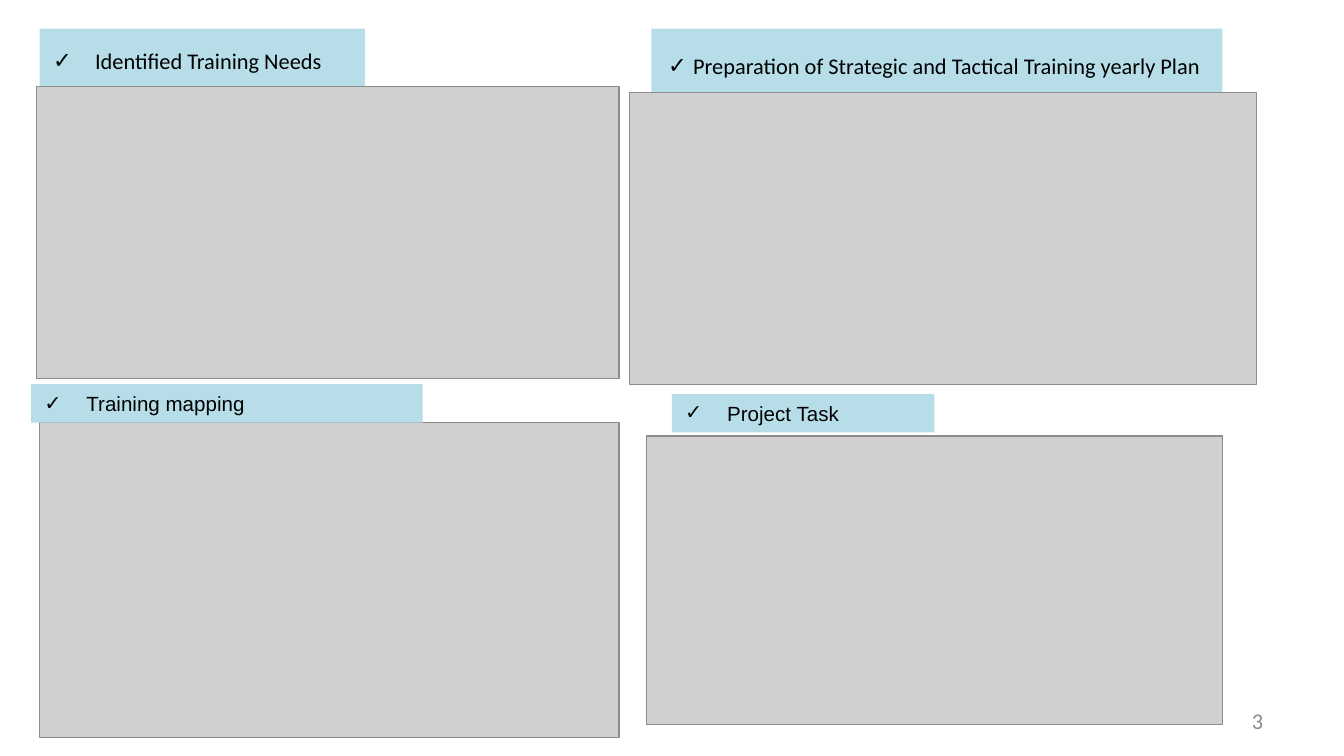
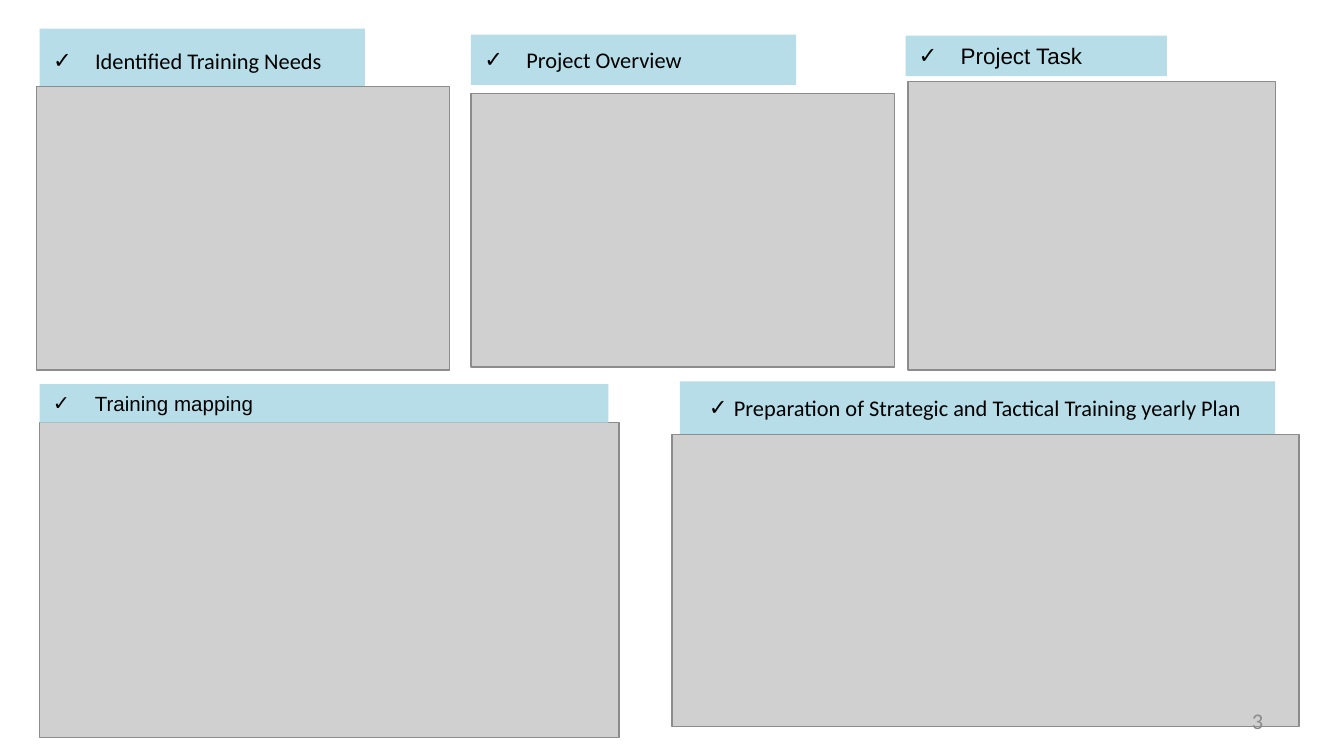
Before and after one commit to JalajMathur/PEG_2022, a slide deck: slide 3 of Show & Tell/OT-PPT.pptx. Drawn at 1344x756 pixels with LibreOffice and Linux fonts; fonts in the diff are those of the drawing; grey boxes stand for pictures; background and template pictures are left out. Boxes give left, top, right and bottom in pixels: in the first picture for what was removed or moved away, otherwise in the second. Text is boxed around its words. In the diff, an @@ line names an element or a change of style, - is before the commit and + after.

Commit message:
PPTs pdf files added.

```diff
--- a/Show & Tell/OT-PPT.pptx
+++ b/Show & Tell/OT-PPT.pptx
@@ rectangle added at [470, 35, 796, 85], fill #B7DEE8, 12 pt, text #000000 @@
+✓ Project Overview
@@ rectangle "Project Task": place and size @@
-rectangle "Project Task" at [672, 394, 934, 433]
+rectangle "Project Task" at [906, 35, 1168, 75]
@@ rectangle "Project Task" at [906, 35, 1168, 75]: size 11 to 12 pt @@
@@ picture: place and size @@
-picture at [36, 87, 618, 379]
+picture at [36, 87, 449, 371]
@@ picture: place and size @@
-picture at [646, 435, 1222, 724]
+picture at [909, 82, 1275, 371]
@@ picture added at [470, 93, 894, 366] @@
@@ rectangle "Training mapping": place and size @@
-rectangle "Training mapping" at [31, 384, 422, 423]
+rectangle "Training mapping" at [40, 384, 609, 423]
@@ rectangle "Preparation of Strategic and Tactical ...": place and size @@
-rectangle "Preparation of Strategic and Tactical ..." at [652, 28, 1223, 102]
+rectangle "Preparation of Strategic and Tactical ..." at [680, 382, 1275, 434]
@@ picture: place and size @@
-picture at [630, 93, 1258, 384]
+picture at [672, 434, 1300, 726]
```
Also in this commit, not shown: 1 other slide changed, 1 slide added, 8 other files.
